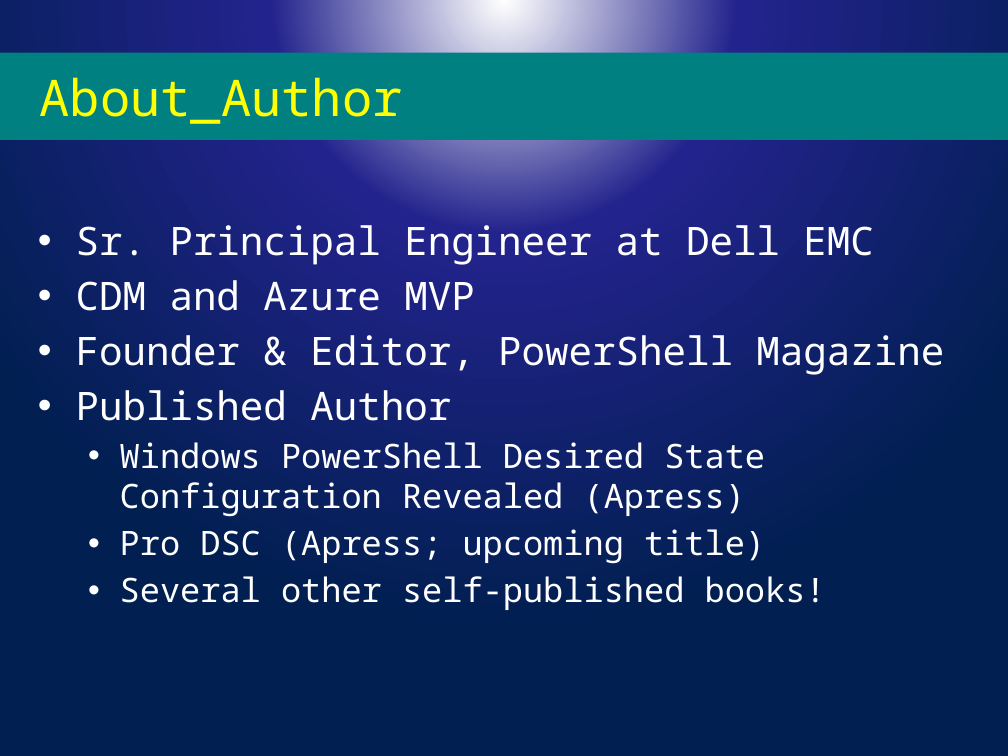
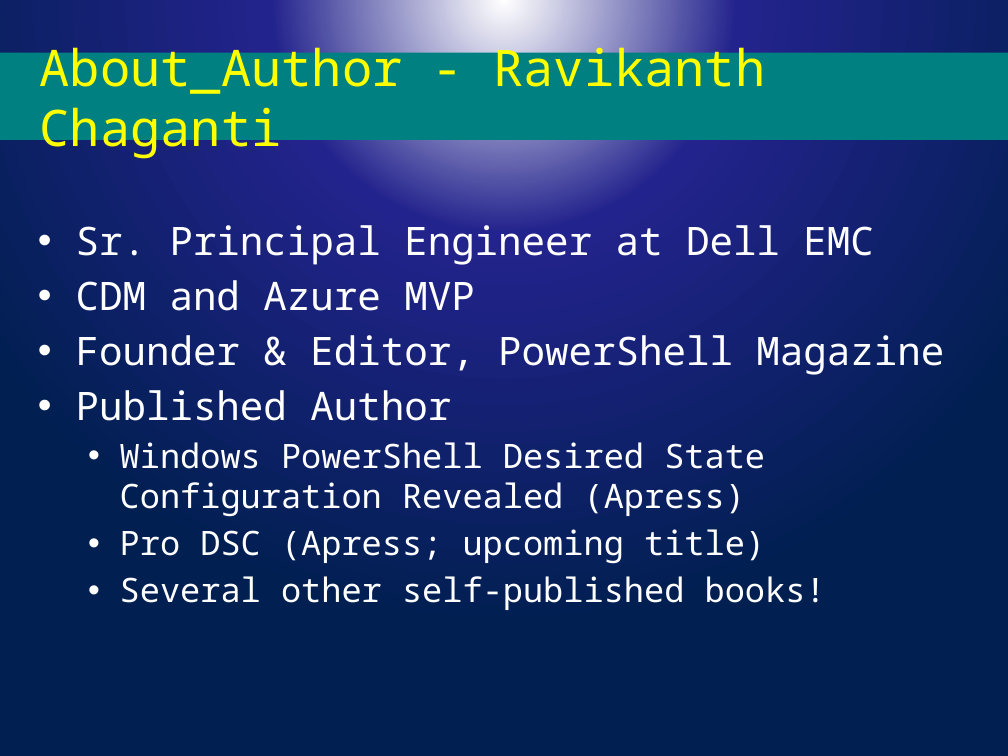
Before and after one commit to rchaganti/PSConfEU2017, a slide deck: slide 2 of WS1-DSCOverview/Slides.pptx. Drawn at 1008x756 pixels with LibreOffice and Linux fonts; fonts in the diff are those of the drawing; background and template pictures are left out. Boxes give left, top, right and bottom in pixels: in the first picture for what was removed or moved away, otherwise in the second. Text is boxed around its words. In the diff, an @@ line names an element or a change of style, - is before the commit and + after.

```diff
--- a/WS1-DSCOverview/Slides.pptx
+++ b/WS1-DSCOverview/Slides.pptx
@@ title at [40,38,765,160]: text changed @@
-About_Author
+About_Author - Ravikanth Chaganti
```
Also in this commit, not shown: 1 other slide changed.
